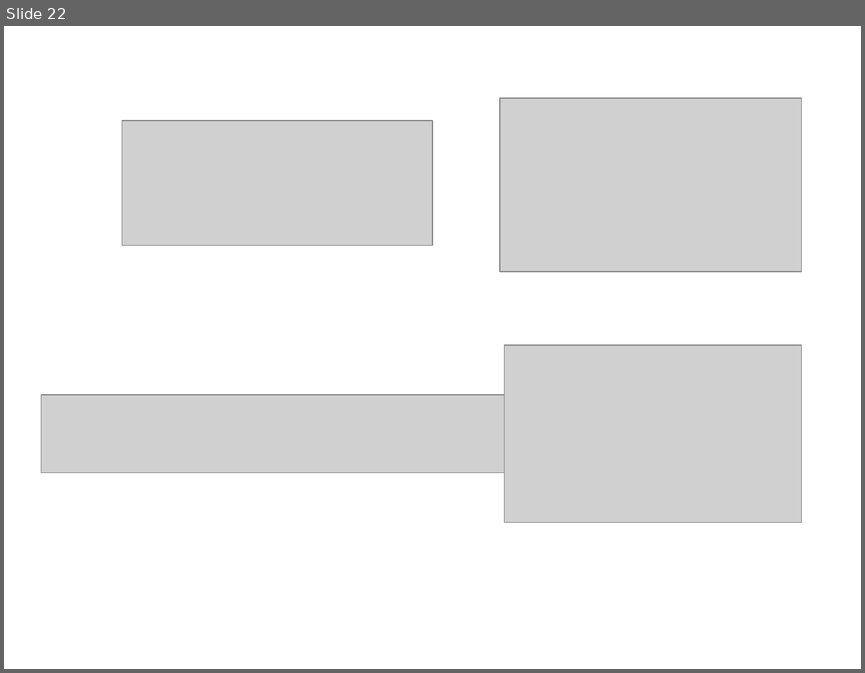
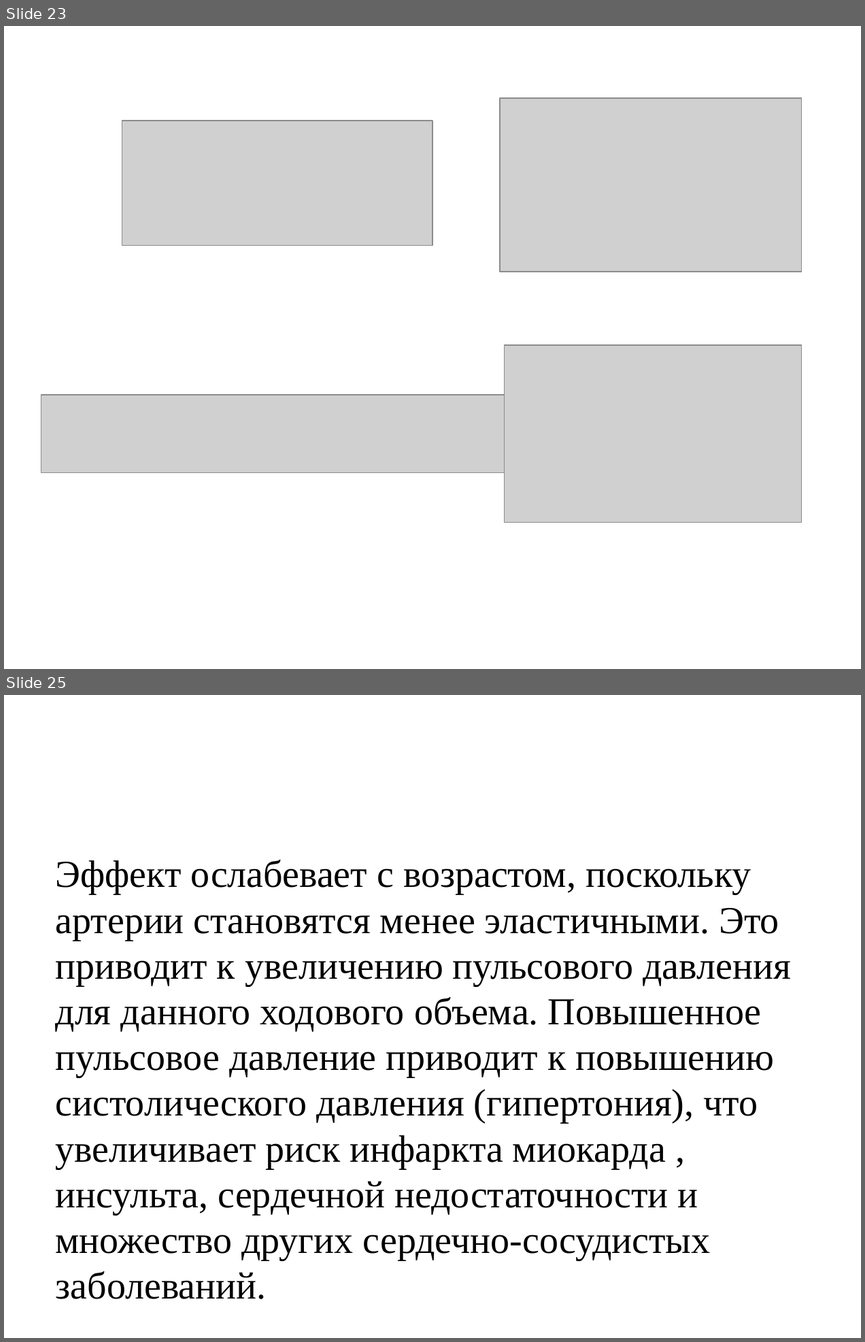
Before and after one commit to nadiwashere/FEM_practice, a slide deck: windkessel.pptx. Shown one above the other, each under a label of ours: slide 22 before the commit, slides 23 and 25 after it; the slides between them are not shown. The pictures are 865x673 and 865x1342 pixels, drawn with LibreOffice and Linux fonts; fonts in the diff are those of the drawing; grey boxes stand for pictures. Boxes give left, top, right and bottom in pixels: in the first picture for what was removed or moved away, otherwise in the second. Text is boxed around its words. In the diff, an @@ line names an element or a change of style, - is before the commit and + after.

```diff
--- a/windkessel.pptx
+++ b/windkessel.pptx
@@ slide 25 added at [4, 695, 861, 1338], background #FFFFFF @@
@@ text added at [56, 860, 790, 1260], 32 pt, text #000000 @@
+Эффект ослабевает с возрастом, поскольку артерии становятся менее эластичными. Это приводит к увеличению пульсового давления для данного ходового объема. Повышенное пульсовое давление приводит к повышению систолического давления (гипертония), что увеличивает риск инфаркта миокарда , инсульта, сердечной недостаточности и множество других сердечно-сосудистых заболеваний.
@@ what was slide 22 is now slide 23 @@
```
Also in this commit, not shown: 1 slide changed, 3 other slides added, 1 slide removed.
